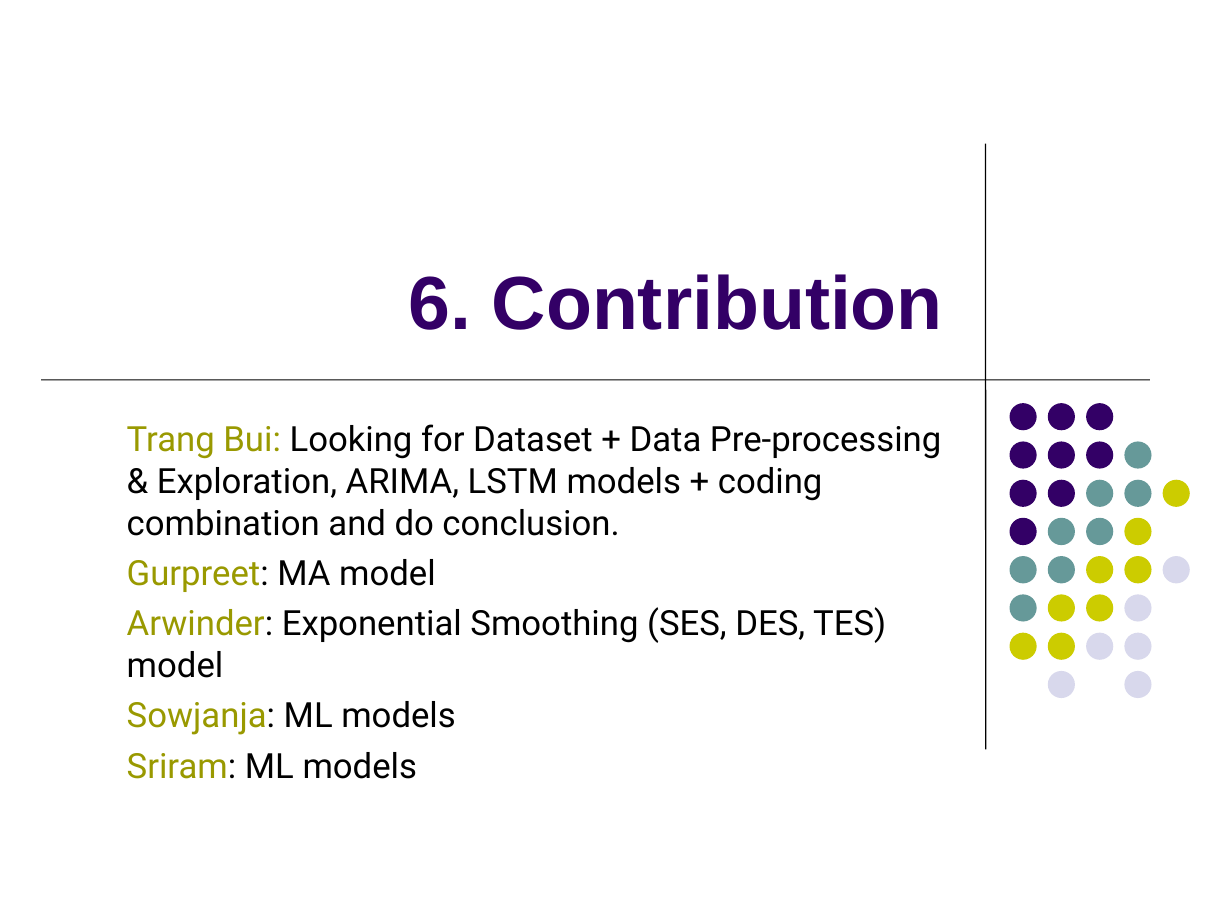
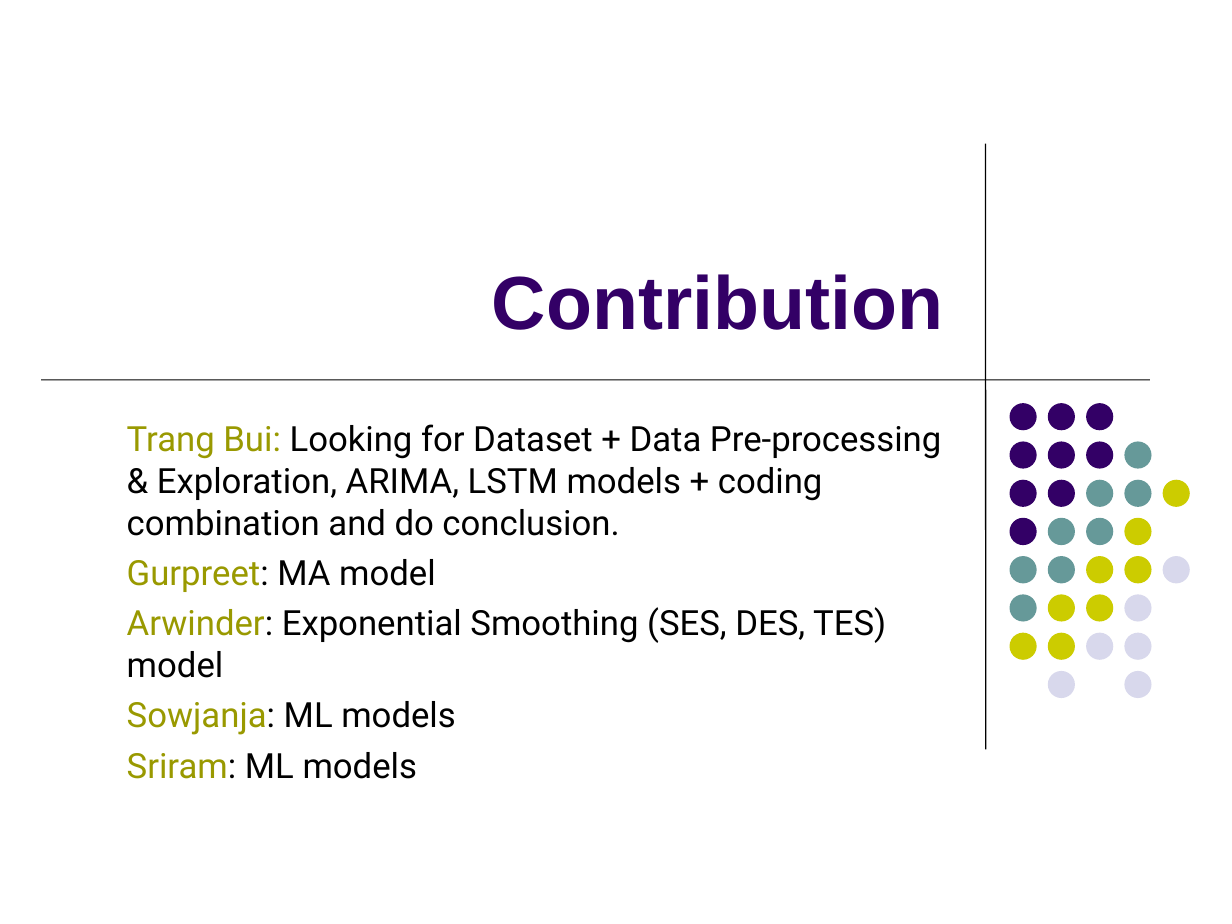
Before and after one commit to teresabui/Time_Series, a slide deck: slide 2 of SupplyChainAnalytics_Predict_Sales_Using_TimeSeries/DAB400_SCA_FinalProject_SalesForecast_usingTimeSeriesModels_Group3_Presentation.pptx (slide 16 before the commit). Drawn at 1232x924 pixels with LibreOffice and Linux fonts; fonts in the diff are those of the drawing. Boxes give left, top, right and bottom in pixels: in the first picture for what was removed or moved away, otherwise in the second. Text is boxed around its words. In the diff, an @@ line names an element or a change of style, - is before the commit and + after.

```diff
--- a/SupplyChainAnalytics_Predict_Sales_Using_TimeSeries/DAB400_SCA_FinalProject_SalesForecast_usingTimeSeriesModels_Group3_Presentation.pptx
+++ b/SupplyChainAnalytics_Predict_Sales_Using_TimeSeries/DAB400_SCA_FinalProject_SalesForecast_usingTimeSeriesModels_Group3_Presentation.pptx
@@ title at [492, 274, 943, 330]: text changed @@
-6. Contribution
+Contribution
```
Also in this commit, not shown: 2 other slides changed.
